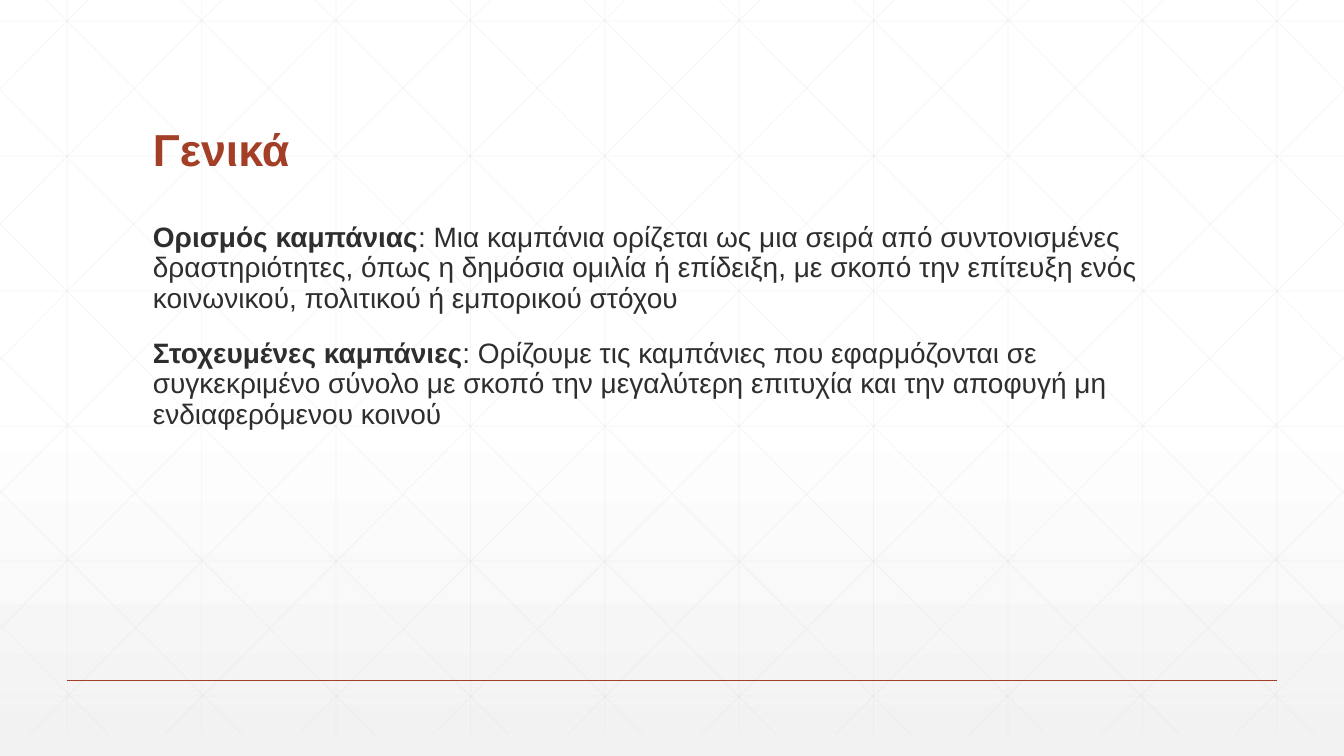
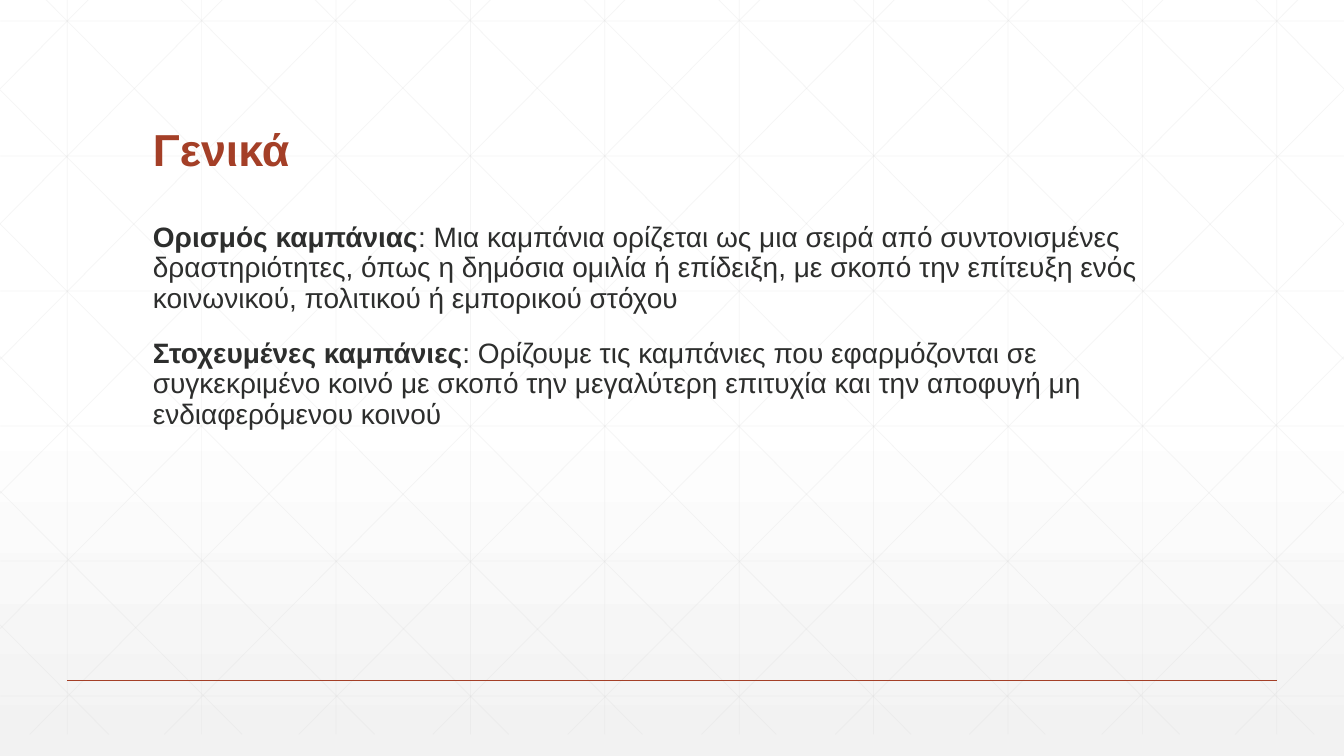
Before and after one commit to hybridkozo/mycampaignprogram, a slide deck: slide 3 of Dissertation_Presentation.pptx. Drawn at 1344x756 pixels with LibreOffice and Linux fonts; fonts in the diff are those of the drawing. Boxes give left, top, right and bottom in pixels: in the first picture for what was removed or moved away, otherwise in the second. Text is boxed around its words. In the diff, an @@ line names an element or a change of style, - is before the commit and + after.

Commit message:
Update Presentation

```diff
--- a/Dissertation_Presentation.pptx
+++ b/Dissertation_Presentation.pptx
@@ text at [153, 342, 1081, 429]: text changed @@
-Στοχευμένες καμπάνιες: Ορίζουμε τις καμπάνιες που εφαρμόζονται σε συγκεκριμένο σύνολο με σκοπό την μεγαλύτερη επιτυχία και την αποφυγή μη ενδιαφερόμενου κοινού
+Στοχευμένες καμπάνιες: Ορίζουμε τις καμπάνιες που εφαρμόζονται σε συγκεκριμένο κοινό με σκοπό την μεγαλύτερη επιτυχία και την αποφυγή μη ενδιαφερόμενου κοινού
```
Also in this commit, not shown: 1 other slide changed.
